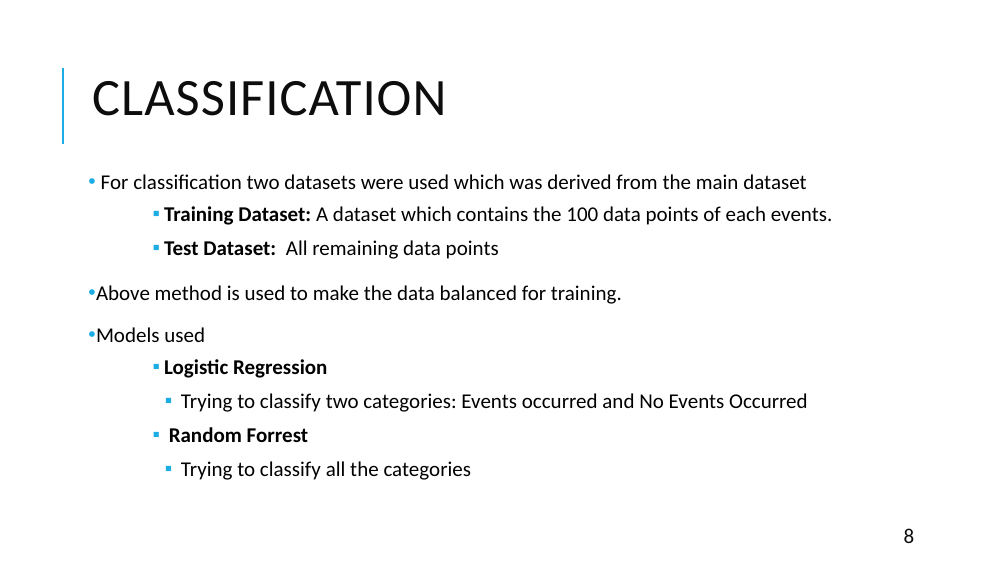
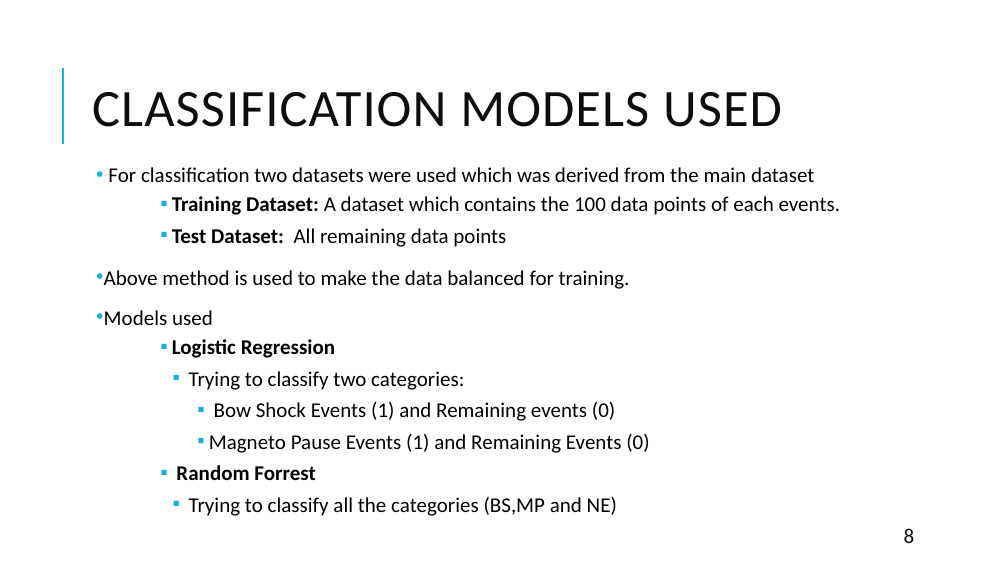
Before and after one commit to matty1203/r_cubicplot, a slide deck: slide 8 of Classification of bow shock event positions from Magnetic.pptx. Drawn at 1008x567 pixels with LibreOffice and Linux fonts; fonts in the diff are those of the drawing. Boxes give left, top, right and bottom in pixels: in the first picture for what was removed or moved away, otherwise in the second. Text is boxed around its words. In the diff, an @@ line names an element or a change of style, - is before the commit and + after.

```diff
--- a/Classification of bow shock event positions from Magnetic.pptx
+++ b/Classification of bow shock event positions from Magnetic.pptx
@@ title at (x1=92, y1=92, x2=782, y2=127): text changed @@
-CLASSIFICATION
+CLASSIFICATION MODELS USED
@@ text "For classification two datasets were ..." moved from (x1=96, y1=174, x2=833, y2=480) to (x1=104, y1=167, x2=841, y2=516) @@
@@ text at (x1=104, y1=167, x2=841, y2=480): line spacing 1.1 to 1 @@
@@ text at (x1=189, y1=371, x2=649, y2=453): text changed @@
-            ▪ Trying to classify two categories: Events occurred and No Events Occurred
+            ▪ Trying to classify two categories:
+                ▪ Bow Shock Events (1) and Remaining events (0)
+                ▪ Magneto Pause Events (1) and Remaining Events (0)
@@ text at (x1=189, y1=497, x2=617, y2=516): text changed @@
-            ▪ Trying to classify all the categories
+            ▪ Trying to classify all the categories (BS,MP and NE)
```
Also in this commit, not shown: 11 other slides changed, 1 slide added, 1 slide removed, 2 other files.
